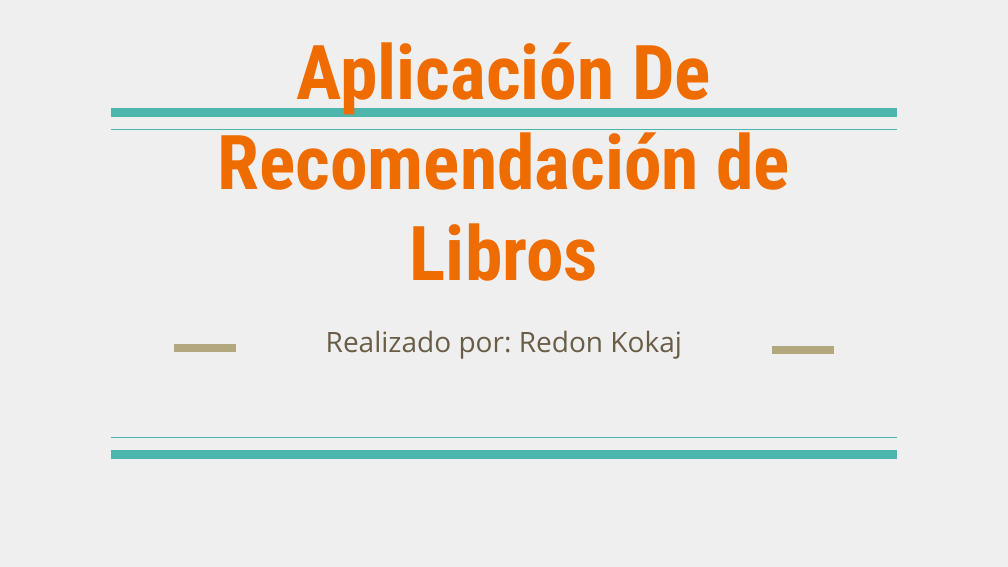
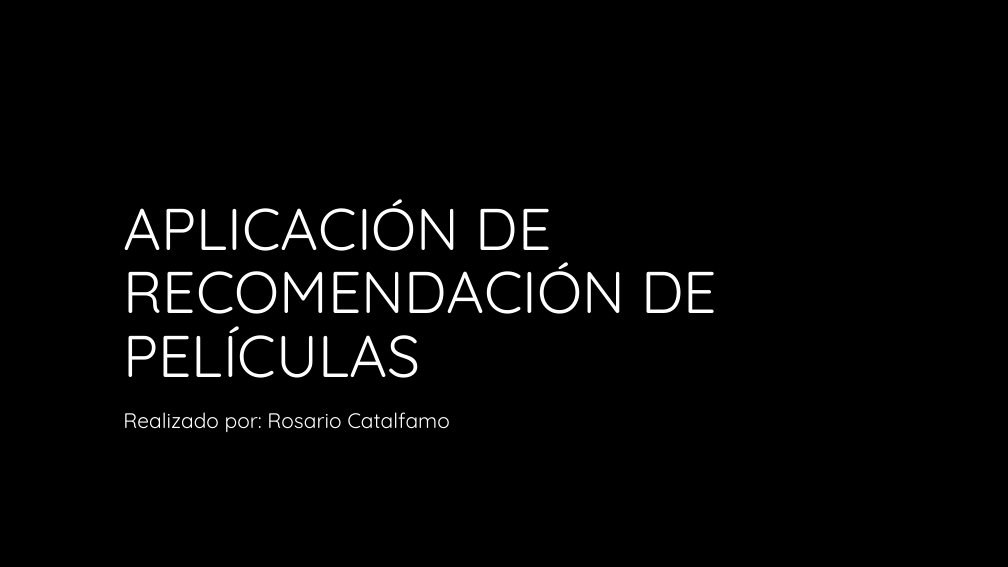
Before and after one commit to Catalfa/Recommandation_system, a slide deck: slide 1 of presentation/presentacion.pptx. Drawn at 1008x567 pixels with LibreOffice and Linux fonts; fonts in the diff are those of the drawing; background and template pictures are left out. Boxes give left, top, right and bottom in pixels: in the first picture for what was removed or moved away, otherwise in the second. Text is boxed around its words. In the diff, an @@ line names an element or a change of style, - is before the commit and + after.

```diff
--- a/presentation/presentacion.pptx
+++ b/presentation/presentacion.pptx
@@ background #EFEFEF to picture (left out) @@
@@ line removed from (897, 113) to (111, 113) @@
@@ line removed from (897, 129) to (111, 129) @@
@@ title at bbox=[123, 199, 717, 378]: text changed; size 54 to 42 pt; font Roboto Condensed to Quicksand; text colour #EF6C00 to #FFFFFF; bold off @@
-Aplicación De Recomendación de Libros
+APLICACIÓN DE RECOMENDACIÓN DE PELÍCULAS
@@ line removed from (173, 348) to (236, 348) @@
@@ line removed from (772, 350) to (835, 350) @@
@@ subtitle at bbox=[123, 412, 450, 432]: text changed; size 20 to 15 pt; font Open Sans to Quicksand; text colour #695D46 to #FFFFFF @@
-Realizado por: Redon Kokaj
+Realizado por: Rosario Catalfamo
@@ line removed from (111, 437) to (897, 437) @@
@@ line removed from (111, 455) to (897, 455) @@
```
Also in this commit, not shown: 13 other slides changed, 1 slide removed, 26 other files.
